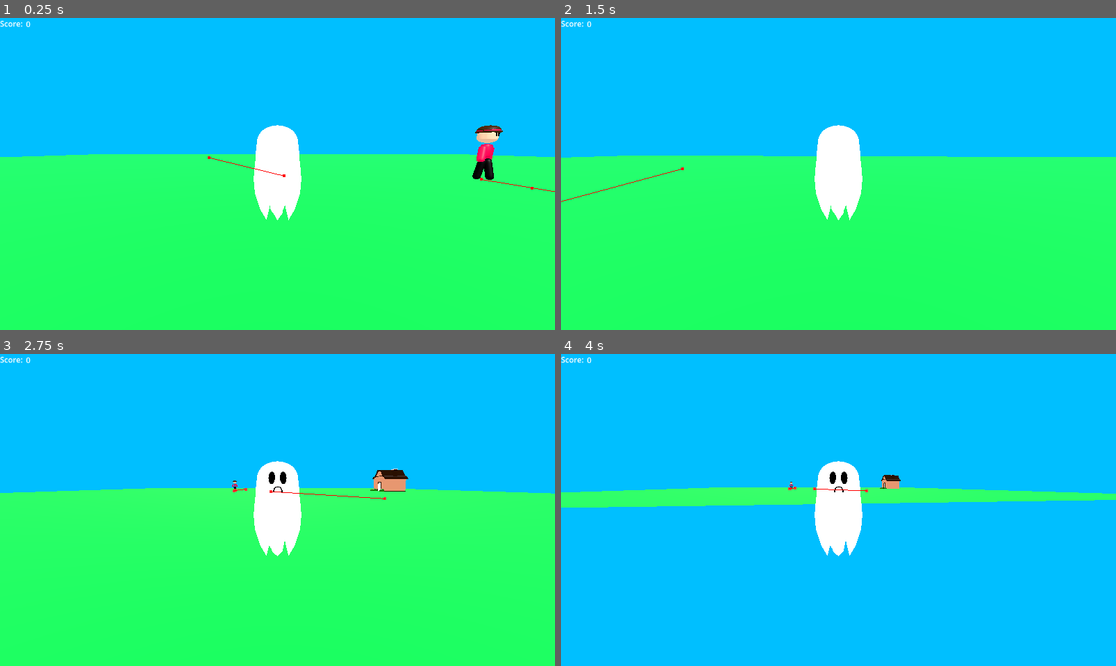
Above: before the commit, frames 1-4 (two rows, left to right).
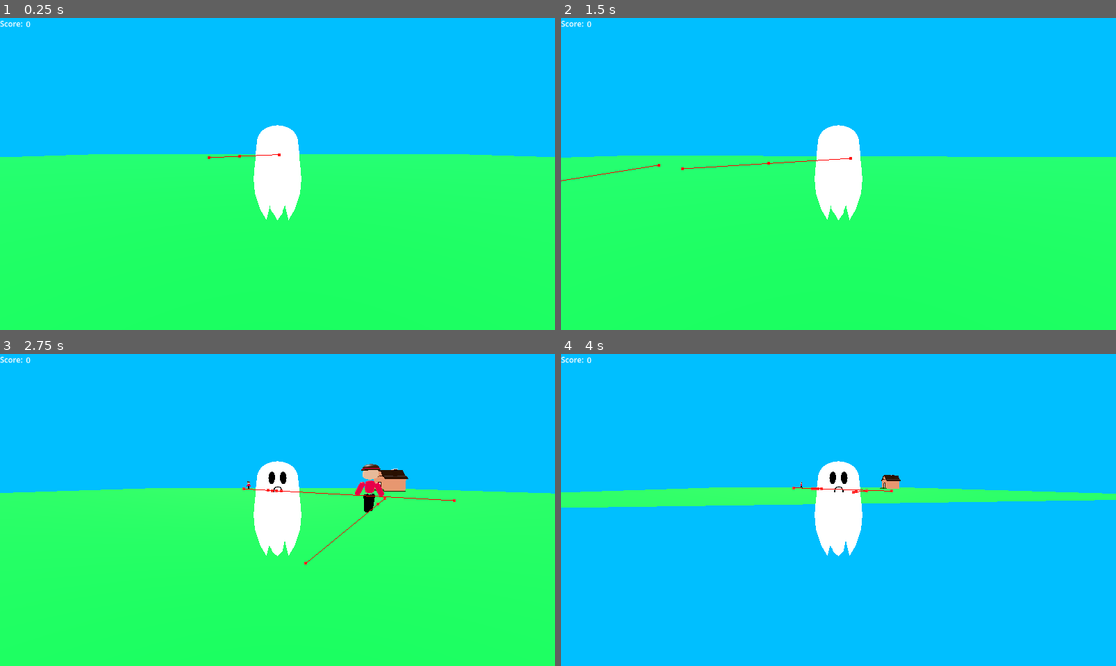
Above: after the commit, the same moments.

Repository: MJMrigg/Game-JAM-Game-Dev-1
Game: Godot game, scene res://Scenes/main.tscn
Same seed, same stepped clock (60 frames per second), same inputs: the game is played once before the commit and once after it. This scene is started directly instead of the project's main scene.
Inputs (mouse positions are in pixels of both pictures, inside the frame that each line leads up to):
- Up to frame 1 (0.25 s): no input
- Up to frame 2 (1.5 s): tap Enter (close) at 0.5 s; move the mouse to (866, 174) at 0.52 s; hold Enter (close) 0.53-1.28 s; hold W (p_forward) from 0.53 s (still down); move the mouse to (810, 174) at 1.27 s; tap E (p_interact) at 1.35 s
- Up to frame 3 (2.75 s): keep holding W (p_forward); move the mouse to (288, 503) at 2.02 s; hold Tab (p_perspective) from 2.03 s (still down)
- Up to frame 4 (4 s): keep holding W (p_forward); move the mouse to (832, 516) at 2.77 s; release Tab (p_perspective) at 2.78 s; tap Space (p_posses) at 2.85 s; move the mouse to (877, 513) at 3.52 s; right-click (877, 513) at 3.6 s

The runs differ from the first frame. In frame 1, 0.6% of the frame differs, in the area x 37-100%, y 34-56%; in frame 2, 0.2%; in frame 3, 0.6%; in frame 4, less than 0.1%.

Commit message:
Added avoidance

Diff:
--- a/new-game-project/Scenes/main.tscn
+++ b/new-game-project/Scenes/main.tscn
@@ -59,10 +59,10 @@
 transform = Transform3D(0.5, 0, 0, 0, 0.5, 0, 0, 0, 0.5, -27.988657, 0, 5.443239)
 
 [node name="NPC1" parent="." instance=ExtResource("4_jjvhh")]
-transform = Transform3D(1, 0, 0, 0, 1, 0, 0, 0, 1, 0, 0.46, 0)
+transform = Transform3D(1, 0, 0, 0, 1, 0, 0, 0, 1, 0, 0.46, -37.844643)
 
 [node name="NPC2" parent="." instance=ExtResource("4_jjvhh")]
-transform = Transform3D(1, 0, 0, 0, 1, 0, 0, 0, 1, 9.091707, 0.510542, 0.63510704)
+transform = Transform3D(1, 0, 0, 0, 1, 0, 0, 0, 1, 9.091707, 0.510542, 28.295904)
 
 [node name="DirectionalLight3D" type="DirectionalLight3D" parent="."]
 transform = Transform3D(1, 0, 0, 0, 0.612231, 0.79067886, 0, -0.79067886, 0.612231, 0, 26.477474, -70.07822)
@@ -77,5 +77,7 @@
 [connection signal="wrong_door" from="Ghost" to="DoorMenu" method="open"]
 
 [editable path="Ghost"]
-[editable path="Ghost/NPC1"]
+[editable path="Ghost/visuals/NPC1"]
+[editable path="Ghost/visuals/NPC3"]
+[editable path="Ghost/visuals/NPC2"]
 [editable path="NavigationRegion3D/House1"]
--- a/new-game-project/Scenes/npc1.tscn
+++ b/new-game-project/Scenes/npc1.tscn
@@ -27,6 +27,7 @@
 target_desired_distance = 3.0
 path_height_offset = 1.0
 path_max_distance = 2.01
+avoidance_enabled = true
 debug_enabled = true
 
 [node name="Person1" parent="." instance=ExtResource("2_qry20")]
@@ -56,5 +57,6 @@
 debug_shape_thickness = 5
 
 [connection signal="body_discovered" from="." to="." method="_on_body_discovered"]
+[connection signal="velocity_computed" from="NavigationAgent3D" to="." method="_on_navigation_agent_3d_velocity_computed"]
 
 [editable path="Person1"]
--- a/new-game-project/Scenes/npc2.tscn
+++ b/new-game-project/Scenes/npc2.tscn
@@ -26,6 +26,7 @@
 path_desired_distance = 3.0
 target_desired_distance = 3.0
 path_max_distance = 2.01
+avoidance_enabled = true
 
 [node name="Person1" parent="." instance=ExtResource("2_yf78a")]
 transform = Transform3D(0.4, 0, 0, 0, 0.4, 0, 0, 0, 0.4, 0, 0, 0)
@@ -51,5 +52,6 @@
 debug_shape_thickness = 5
 
 [connection signal="body_discovered" from="." to="." method="_on_body_discovered"]
+[connection signal="velocity_computed" from="NavigationAgent3D" to="." method="_on_navigation_agent_3d_velocity_computed"]
 
 [editable path="Person1"]
--- a/new-game-project/Scenes/npc3.tscn
+++ b/new-game-project/Scenes/npc3.tscn
@@ -23,6 +23,7 @@
 debugRay = NodePath("RayCast3D2")
 
 [node name="NavigationAgent3D" type="NavigationAgent3D" parent="."]
+avoidance_enabled = true
 
 [node name="Person1" parent="." instance=ExtResource("2_myd0b")]
 transform = Transform3D(0.4, 0, 0, 0, 0.4, 0, 0, 0, 0.4, 0, 0, 0)
@@ -48,5 +49,6 @@
 debug_shape_thickness = 5
 
 [connection signal="body_discovered" from="." to="." method="_on_body_discovered"]
+[connection signal="velocity_computed" from="NavigationAgent3D" to="." method="_on_navigation_agent_3d_velocity_computed"]
 
 [editable path="Person1"]
--- a/new-game-project/Scripts/npc.gd
+++ b/new-game-project/Scripts/npc.gd
@@ -78,13 +78,14 @@
 		return
 
 	# Set up velocity
-	velocity = Vector3.ZERO
+	#velocity = Vector3.ZERO
 	var nextPos = navigator.get_next_path_position()
 	var newVel = global_position.direction_to(nextPos) * speed
 	if(navigator.avoidance_enabled):
 		navigator.velocity = newVel
 	else:
-		velocity = newVel
+		#velocity = newVel
+		_on_navigation_agent_3d_velocity_computed(newVel)
 
 
 	# Look down the path
@@ -119,3 +120,7 @@
 		human.staring = true;
 	elif(type == 3):
 		human.scared()
+
+
+func _on_navigation_agent_3d_velocity_computed(safe_velocity: Vector3) -> void:
+	velocity = safe_velocity
Not shown: 1 places in new-game-project/Scenes/main.tscn that only renumber resources
